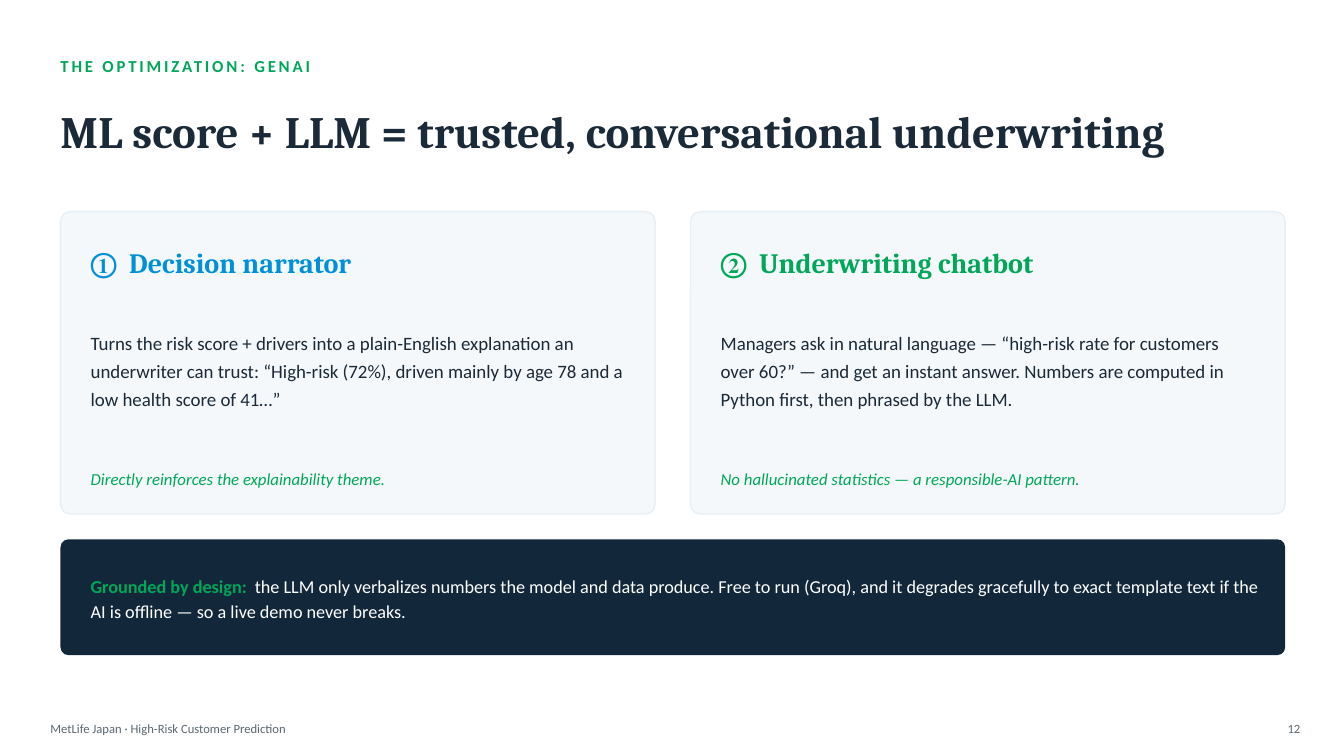
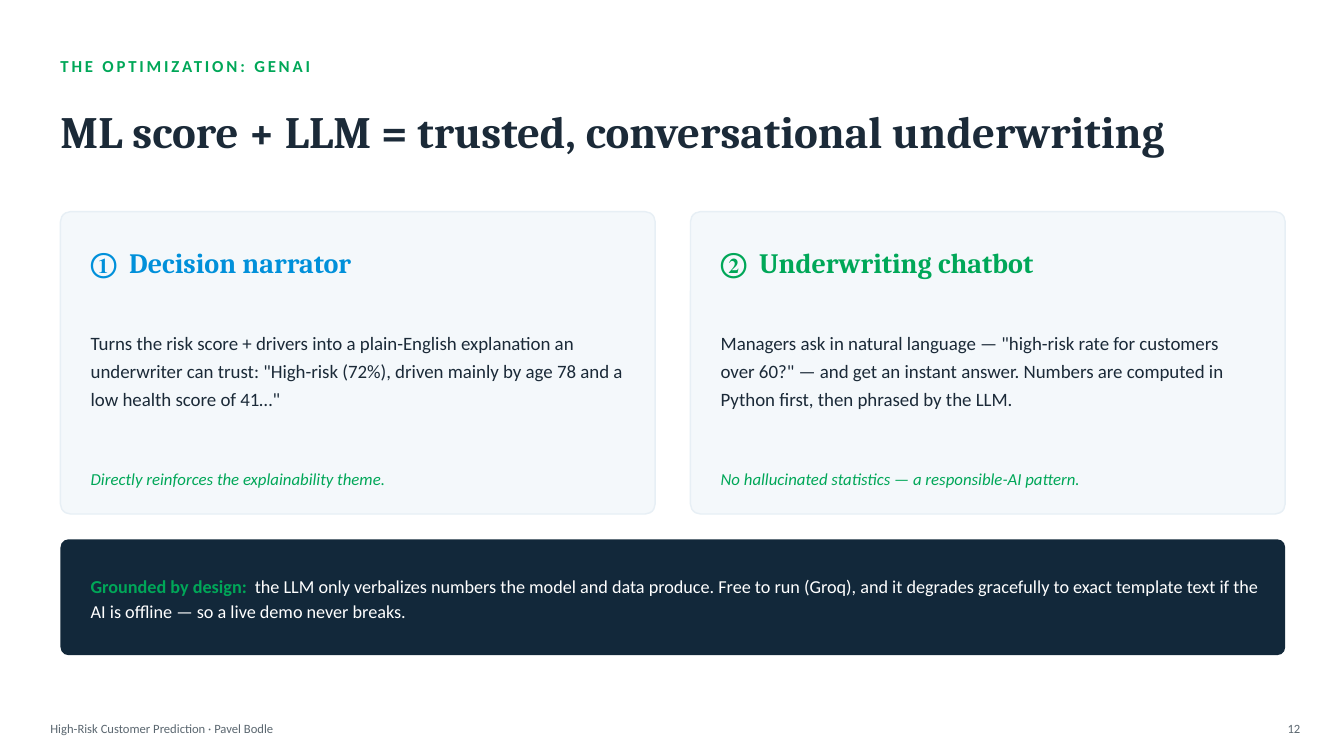
Before and after one commit to PavelBodle/metlife-high-risk-app, a slide deck: slide 12 of MetLife_Insights_Deck.pptx. Drawn at 1344x756 pixels with LibreOffice and Linux fonts; fonts in the diff are those of the drawing. Boxes give left, top, right and bottom in pixels: in the first picture for what was removed or moved away, otherwise in the second. Text is boxed around its words. In the diff, an @@ line names an element or a change of style, - is before the commit and + after.

```diff
--- a/MetLife_Insights_Deck.pptx
+++ b/MetLife_Insights_Deck.pptx
@@ text at [91,337,622,406]: text changed @@
-Turns the risk score + drivers into a plain-English explanation an underwriter can trust: “High-risk (72%), driven mainly by age 78 and a low health score of 41…”
+Turns the risk score + drivers into a plain-English explanation an underwriter can trust: "High-risk (72%), driven mainly by age 78 and a low health score of 41…"
@@ text at [721,337,1223,409]: text changed @@
-Managers ask in natural language — “high-risk rate for customers over 60?” — and get an instant answer. Numbers are computed in Python first, then phrased by the LLM.
+Managers ask in natural language — "high-risk rate for customers over 60?" — and get an instant answer. Numbers are computed in Python first, then phrased by the LLM.
@@ text at [50,724,273,735]: text changed @@
-MetLife Japan · High-Risk Customer Prediction
+High-Risk Customer Prediction · Pavel Bodle
```
Also in this commit, not shown: 12 other slides changed, 2 slides added, 1 slide removed, 5 other files.
